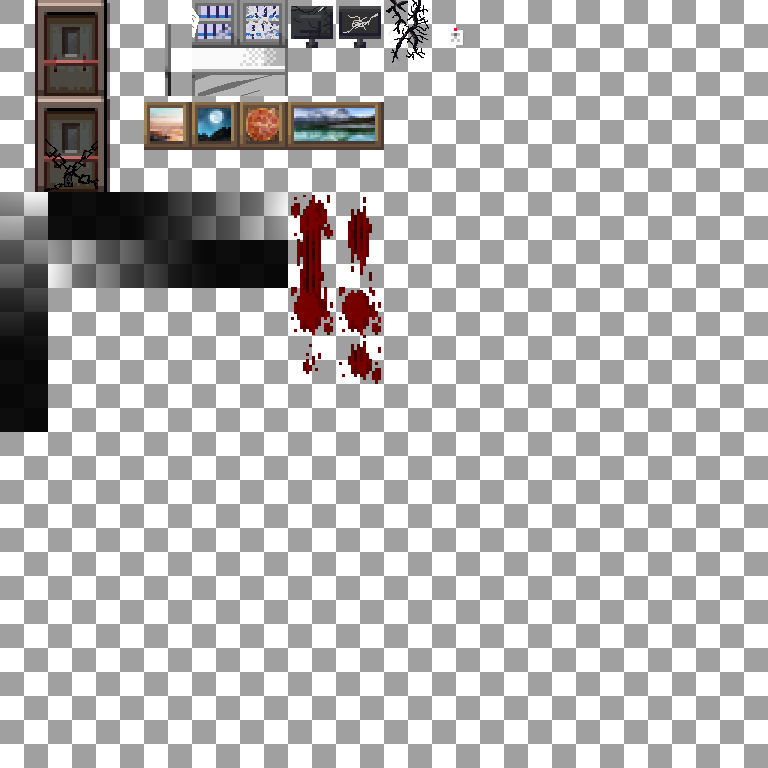
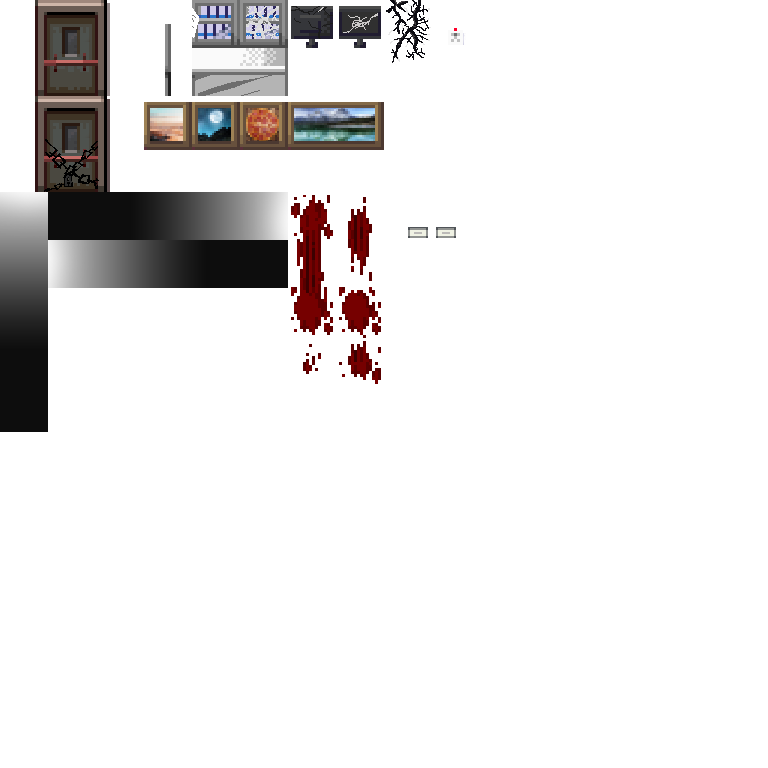
Layer changes from the first 768px x 768px image to the second:
added group "Sign door" with 2 layers above "HIDE BEFORE SAFE" over [408, 227, 456, 238]
added layer "Layer 10 copy" in group "Sign door" over [408, 227, 428, 238]
added layer "Layer 10 copy 2" in group "Sign door" over [436, 227, 456, 238]
hid "HIDE BEFORE SAFE" over [0, 0, 768, 768]
